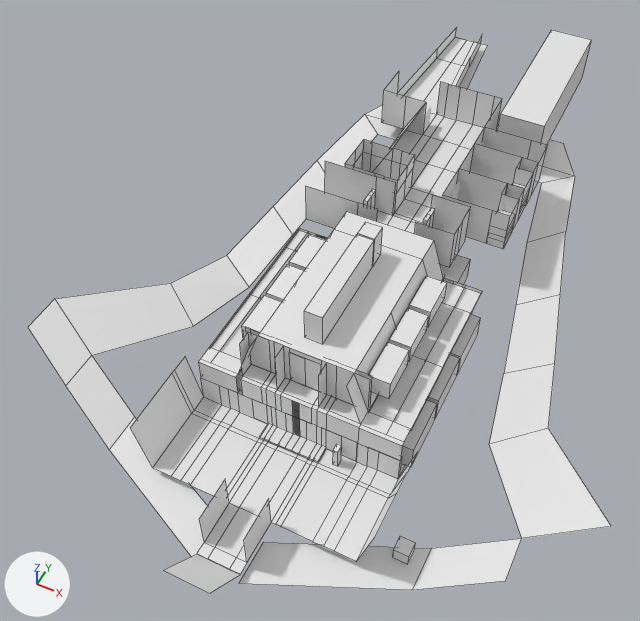
The Blender file Assets/Vehicles/Starships/Ox'vic Pyrr/F7 Blackpool/F7Blackpool.blend as it was, and as the next commit left it.
The view is the same before and after, from a 50 mm camera at (16.3, -24.7, 49.8) aimed at (-3.4, 14.5, 0.7). Lighting does not change. The marker at lower left points along +X, +Y and +Z. The picture after the commit comes second. Mesh edges are drawn as thin lines on the coarser meshes.
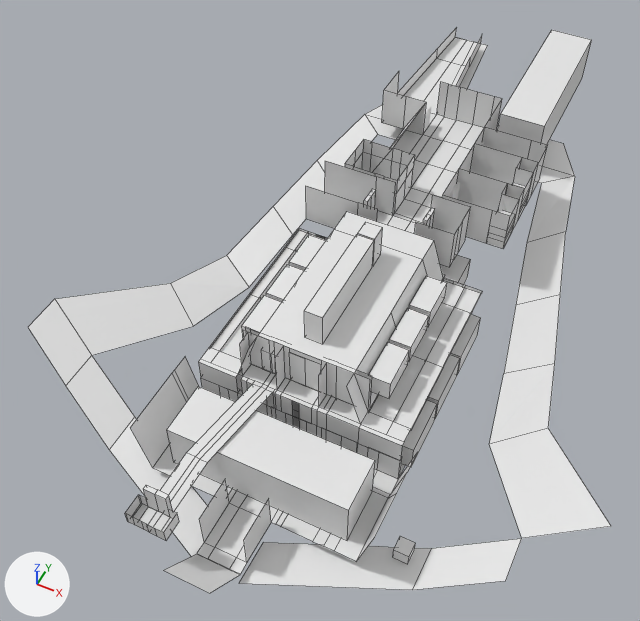
Patch to the scene script:
```diff
--- a/Assets/Vehicles/Starships/Ox'vic Pyrr/F7 Blackpool/F7Blackpool.blend.py
+++ b/Assets/Vehicles/Starships/Ox'vic Pyrr/F7 Blackpool/F7Blackpool.blend.py
@@ me_plane_032 @@
 # used by ob_top_deck; location = (0.0, 0.87, 1.0); scale = (8.29, 3.48, 1.0)
-me_plane_032.from_pydata(...)  # 345 vertices, 272 faces; spans x -0.87..0.88, y 1.0..13.87, z -1.0..6.18
+me_plane_032.from_pydata(...)  # 384 vertices, 301 faces; spans x -0.87..0.88, y -2.38..13.87, z -1.0..6.18
+# me_plane_032 part 1
+# 6 faces are deleted
+# 21 vertices are added at x -0.56..-0.25, y -2.38..1.09, z 1.2..2.91
+# 6 new vertices lie (0.06, 0.0, 0.0) away from vertices in x -0.44..-0.26, y 1.0..1.09, z 1.2..2.91
+# 12 new vertices lie (0.0, 0.0, 0.96) away from vertices in x -0.56..-0.25, y -2.38..-2.0, z 2.91
+# 35 new faces join them
@@ ob_cargo @@
 ob_cargo.scale = (10.0, 3.0, 3.0)
-ob_cargo.hide_set(True)
@@ ob_cube_049 @@
+ob_cube_049 = bpy.data.objects.new('Cube.049', me_cube_164.copy())  # the mesh of ob_cube_043
+ob_cube_049.location = (-3.41, -5.92, 4.91)
+ob_cube_049.scale = (1.5, 0.3, 2.0)
```

Location of each change, (x1, y1, x2, y2) in pixels of the pictures (640 x 621 px):
'top deck', reshaped (21% wider, 18% taller): before (198, 27, 548, 460); after (125, 27, 548, 540)
'cargo', shown: after (167, 386, 375, 541)
'Cube.049', added: after (144, 485, 173, 517)
part 1 of me_plane_032, built on: before (241, 364, 277, 409); after (125, 364, 277, 540)
